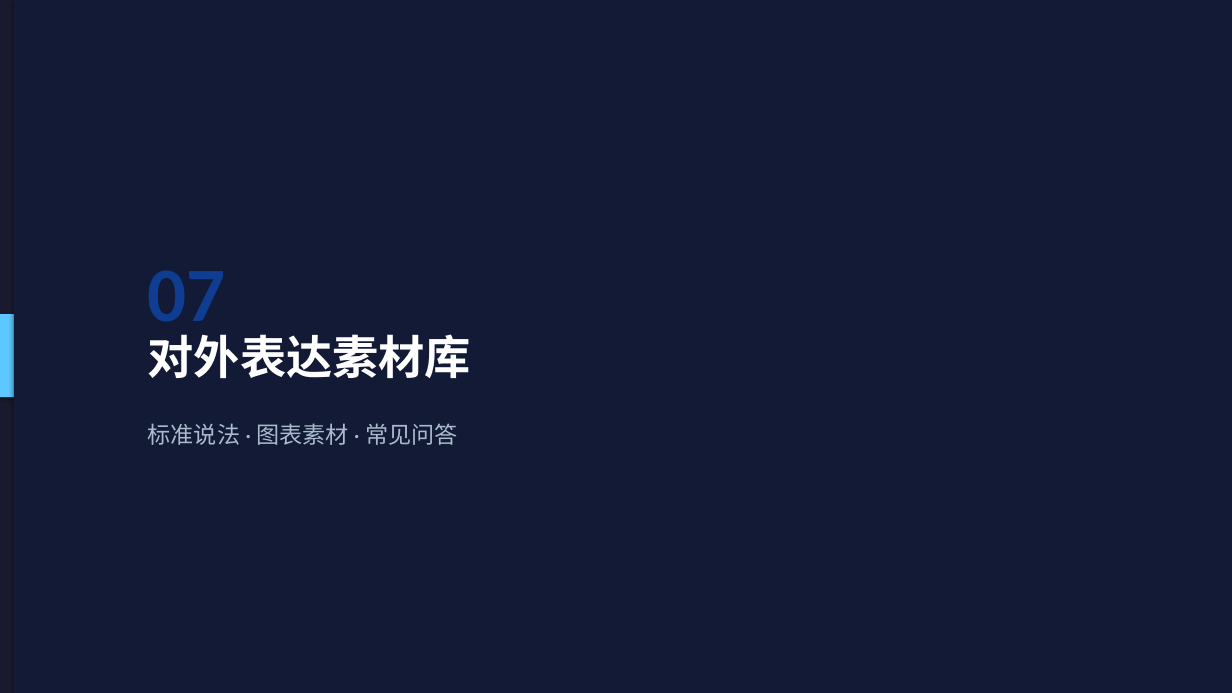
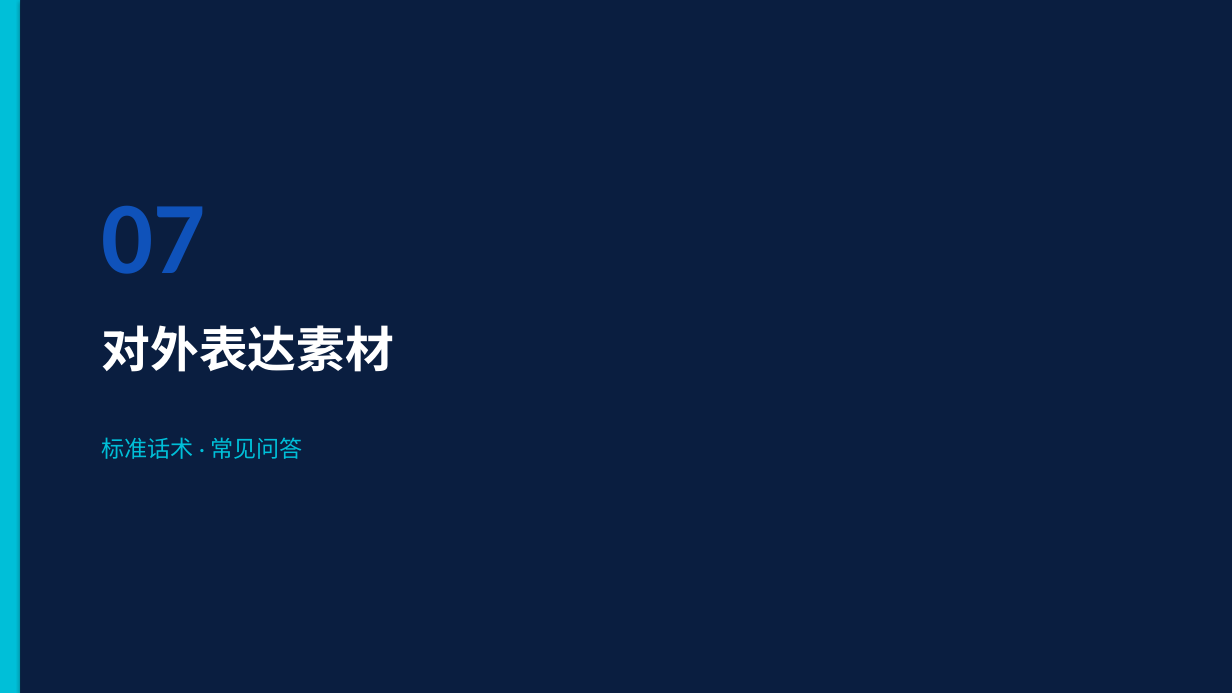
Before and after one commit to wyq0721/docs, a slide deck: slide 25 of ppt/AI项目推进汇报.pptx (slide 29 before the commit). Drawn at 1232x693 pixels with LibreOffice and Linux fonts; fonts in the diff are those of the drawing. Boxes give left, top, right and bottom in pixels: in the first picture for what was removed or moved away, otherwise in the second. Text is boxed around its words. In the diff, an @@ line names an element or a change of style, - is before the commit and + after.

```diff
--- a/ppt/AI项目推进汇报.pptx
+++ b/ppt/AI项目推进汇报.pptx
@@ rectangle at box(0, 0, 1232, 693): fill #1A1A2E to #081428 @@
@@ rectangle added at box(0, 0, 20, 693), fill #00BFD8 @@
@@ rectangle: place and size @@
-rectangle at box(14, 0, 1232, 693)
+rectangle at box(20, 0, 1232, 693)
@@ rectangle at box(20, 0, 1232, 693): fill #121A36 to #0A1E40 @@
@@ text "07": place and size @@
-text "07" at box(148, 270, 226, 339)
+text "07" at box(101, 206, 205, 274)
@@ text "07" at box(101, 206, 205, 274): size 60 to 80 pt, text colour #0F3D91 to #0F52BA @@
@@ rectangle removed at box(0, 314, 14, 397) @@
@@ text at box(101, 325, 394, 372): text changed; size 36 to 38 pt @@
-对外表达素材库
+对外表达素材
@@ text at box(101, 437, 302, 459): text changed; text colour #AABBCC to #00BFD8 @@
-标准说法 · 图表素材 · 常见问答
+标准话术 · 常见问答
```
Also in this commit, not shown: 15 other slides changed, 13 slides added, 19 slides removed.
